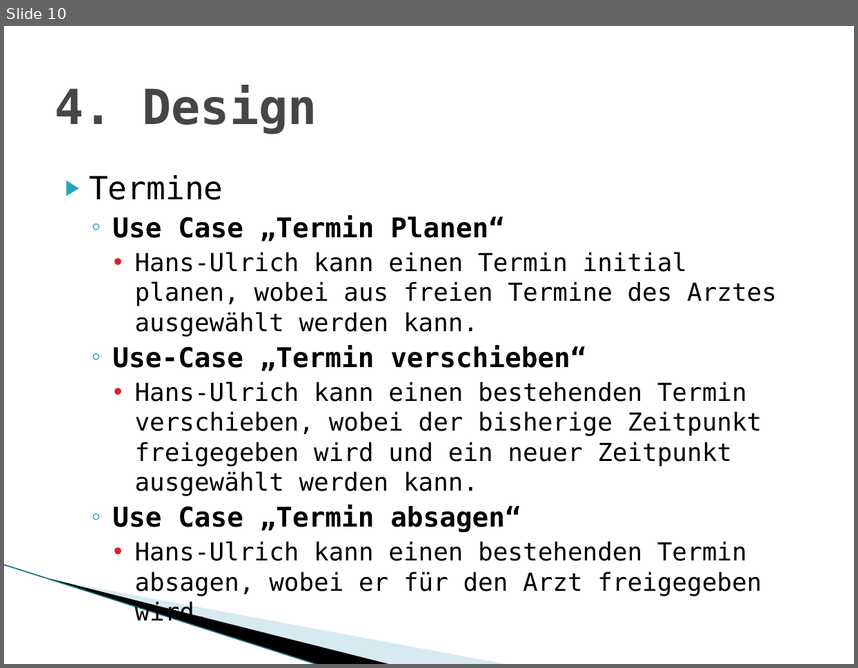
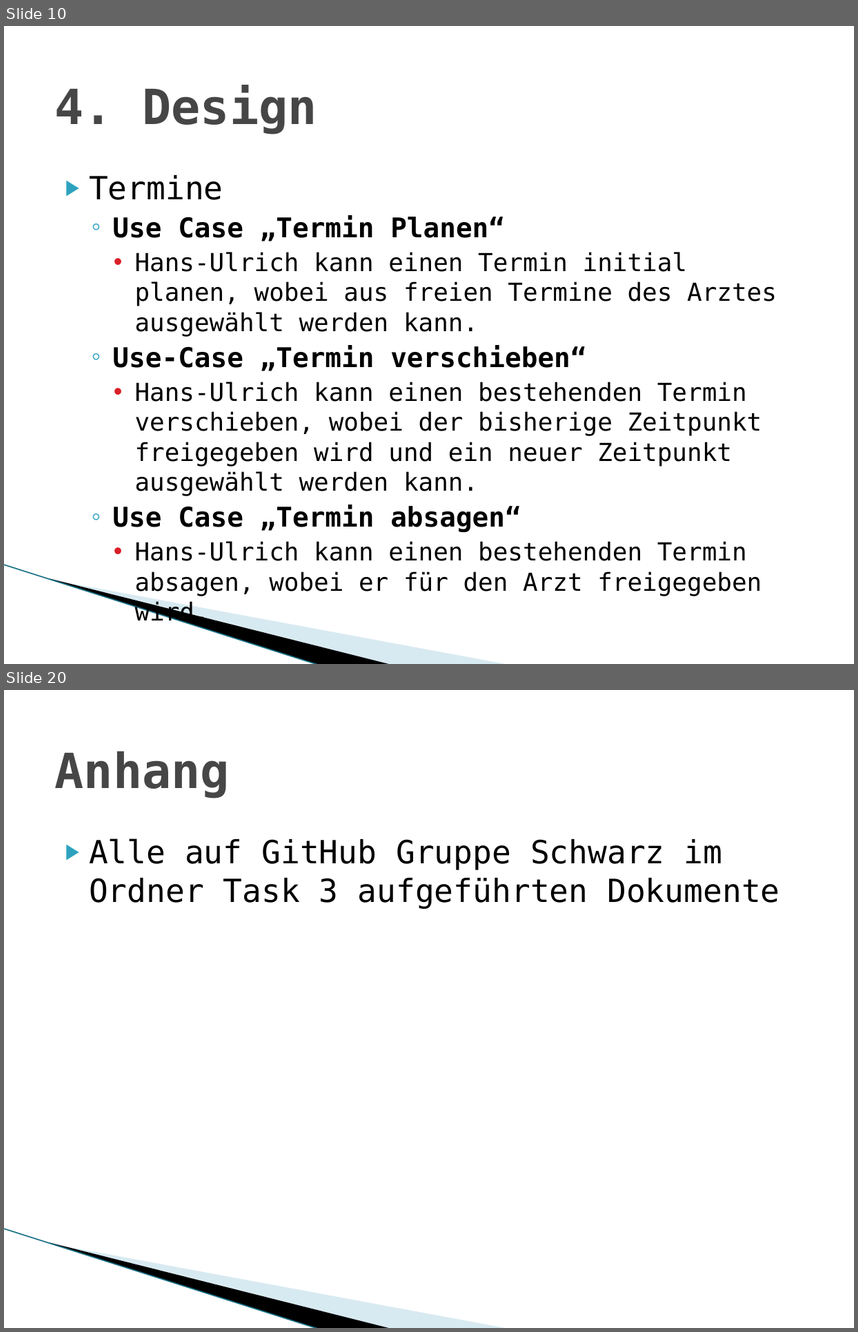
Before and after one commit to MarwinPhilips/ch.bfh.btx8081.w2015.schwarz, a slide deck: Documents/Task 3/Task 03 Design Thinking.pptx. Shown one above the other, each under a label of ours: slide 10 before the commit, slides 10 and 20 after it; the slides between them are not shown. The pictures are 858x668 and 858x1332 pixels, drawn with LibreOffice and Linux fonts; fonts in the diff are those of the drawing; background and template pictures are left out. Boxes give left, top, right and bottom in pixels: in the first picture for what was removed or moved away, otherwise in the second. Text is boxed around its words. In the diff, an @@ line names an element or a change of style, - is before the commit and + after.

```diff
--- a/Documents/Task 3/Task 03 Design Thinking.pptx
+++ b/Documents/Task 3/Task 03 Design Thinking.pptx
@@ slide 20 added at (4,690,854,1328), background #FFFFFF; not listed: 3 template elements that a slide beside it also shows @@
@@ title added at (55,751,230,798), 41 pt, text #464646, bold @@
+Anhang
@@ text added at (89,838,780,909), 27 pt, text #000000 @@
+▶ Alle auf GitHub Gruppe Schwarz im Ordner Task 3 aufgeführten Dokumente
```
Also in this commit, not shown: 10 slides changed, 5 other slides added, 1 slide removed, 16 other files.
